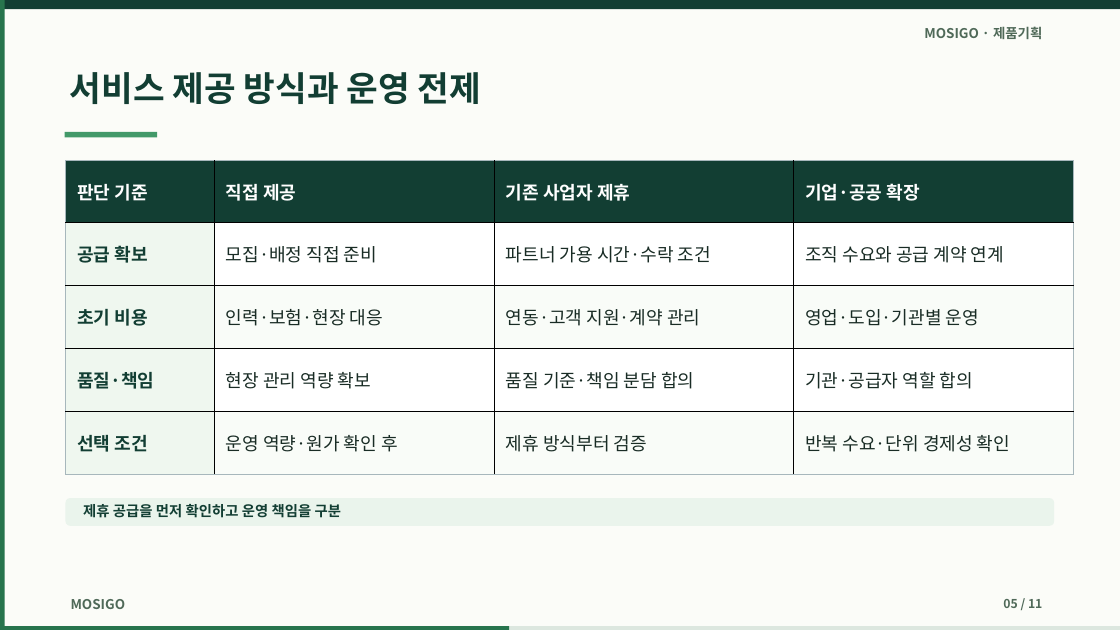
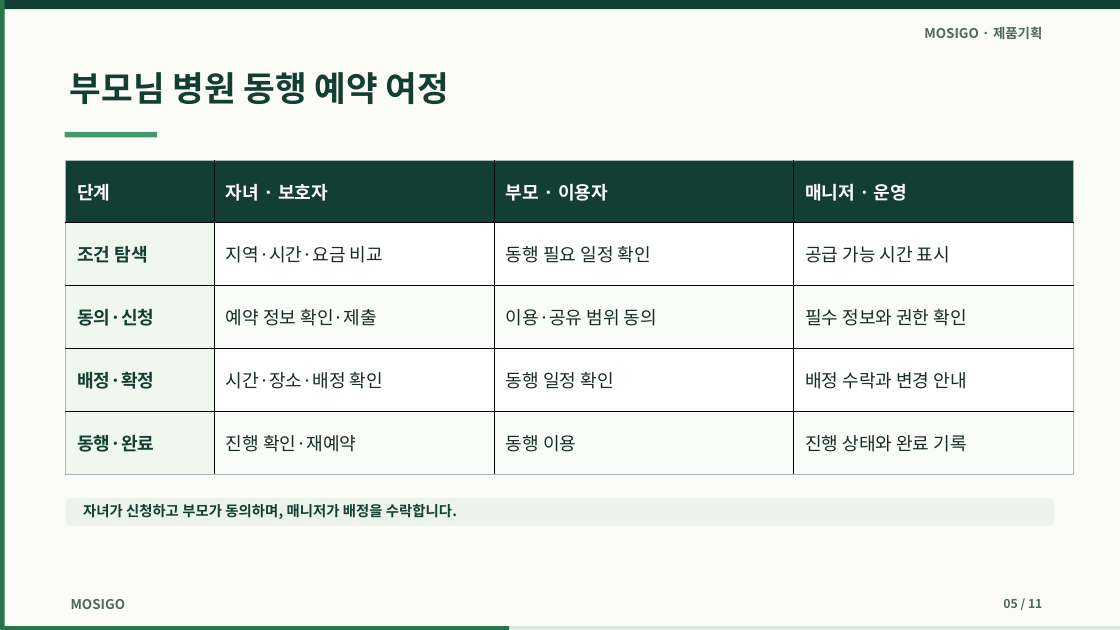
Before and after one commit to dohyunkimmm/mosigo-case-study, a slide deck: slide 5 of downloads/mosigo_report.pptx. Drawn at 1120x630 pixels with LibreOffice and Linux fonts; fonts in the diff are those of the drawing. Boxes give left, top, right and bottom in pixels: in the first picture for what was removed or moved away, otherwise in the second. Text is boxed around its words. In the diff, an @@ line names an element or a change of style, - is before the commit and + after.

```diff
--- a/downloads/mosigo_report.pptx
+++ b/downloads/mosigo_report.pptx
@@ text at <box>70,72,449,104</box>: text changed @@
-서비스 제공 방식과 운영 전제
+부모님 병원 동행 예약 여정
@@ table at <box>66,160,1073,475</box> @@
-row 1: 판단 기준 | 직접 제공 | 기존 사업자 제휴 | 기업·공공 확장
+row 1: 단계 | 자녀 · 보호자 | 부모 · 이용자 | 매니저 · 운영
-row 2: 공급 확보 | 모집·배정 직접 준비 | 파트너 가용 시간·수락 조건 | 조직 수요와 공급 계약 연계
+row 2: 조건 탐색 | 지역·시간·요금 비교 | 동행 필요 일정 확인 | 공급 가능 시간 표시
-row 3: 초기 비용 | 인력·보험·현장 대응 | 연동·고객 지원·계약 관리 | 영업·도입·기관별 운영
+row 3: 동의·신청 | 예약 정보 확인·제출 | 이용·공유 범위 동의 | 필수 정보와 권한 확인
-row 4: 품질·책임 | 현장 관리 역량 확보 | 품질 기준·책임 분담 합의 | 기관·공급자 역할 합의
+row 4: 배정·확정 | 시간·장소·배정 확인 | 동행 일정 확인 | 배정 수락과 변경 안내
-row 5: 선택 조건 | 운영 역량·원가 확인 후 | 제휴 방식부터 검증 | 반복 수요·단위 경제성 확인
+row 5: 동행·완료 | 진행 확인·재예약 | 동행 이용 | 진행 상태와 완료 기록
@@ text at <box>83,504,457,519</box>: text changed @@
-제휴 공급을 먼저 확인하고 운영 책임을 구분
+자녀가 신청하고 부모가 동의하며, 매니저가 배정을 수락합니다.
```
Also in this commit, not shown: 5 other slides changed, 14 other files.
